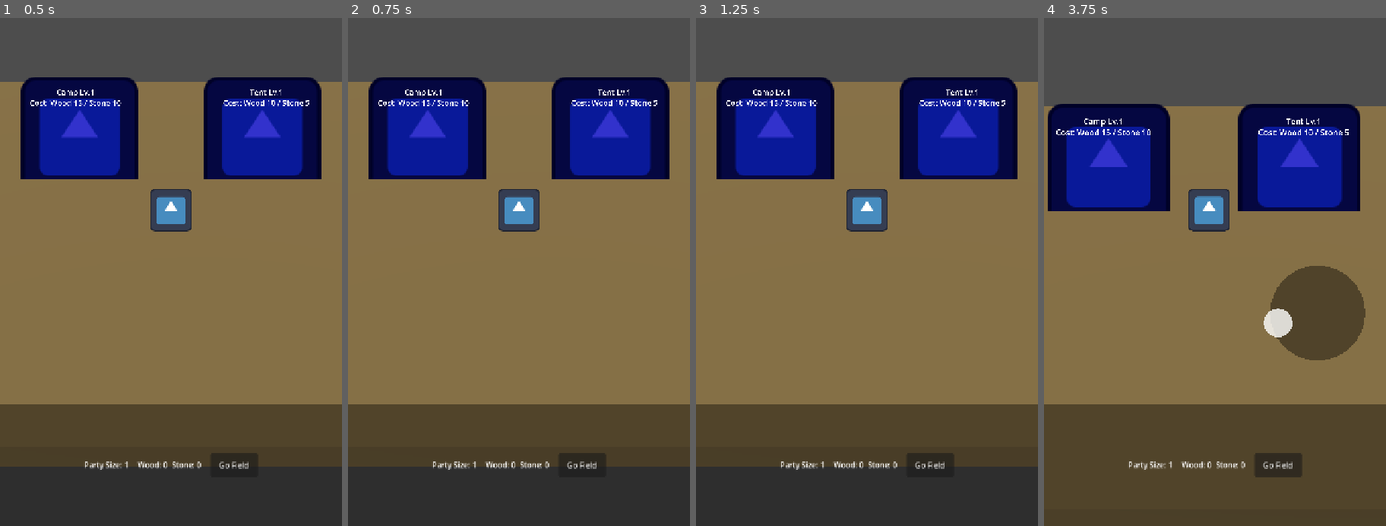
Above: before the commit, frames 1-4 (left to right).
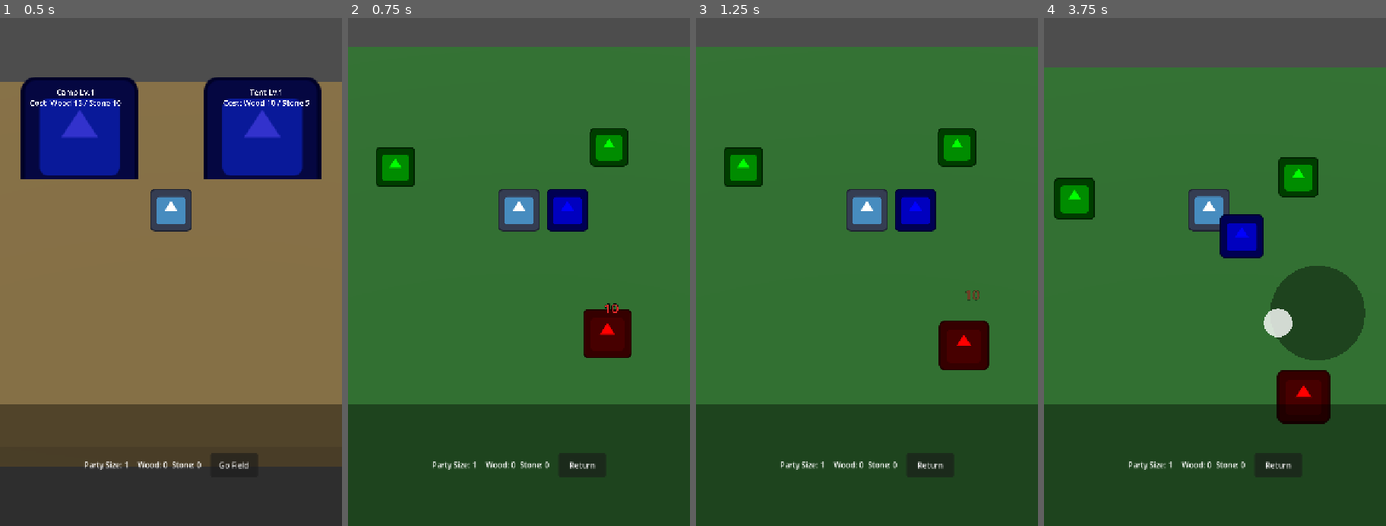
Above: after the commit, the same moments.

Repository: Usobanana/antigravity-prototype_TOH
Game: Godot game, scene res://scenes/levels/Base.tscn
The game is run twice, just before and just after one commit, with the same random seed, the same clock (stepped at 60 frames per second) and the same inputs. This scene is started directly instead of the project's main scene. The engine's default icon, where the game draws it, is replaced by a stand-in: a white triangle on a blue panel in a dark square.
Inputs (mouse positions are in pixels of both pictures, inside the frame that each line leads up to):
- Up to frame 1 (0.5 s): no input
- Up to frame 2 (0.75 s): click "Go Field" at 0.5 s
- Up to frame 3 (1.25 s): no input
- Up to frame 4 (3.75 s): click "Go Field" (after the commit: "Return") at 1.25 s; click "Go Field" at 2 s; tap Enter at 2.75 s; drag from (1215, 221) to (1249, 89) at 2.77 s; drag from (1317, 312) to (1197, 343) at 3.52 s

Frame 1 is identical in both runs. In frame 2, 81% of the frame differs, in the area x 0-100%, y 5-89%; in frame 3, 81%; in frame 4, 88%, in the area x 0-100%, y 9-100%.

Commit message:
Fix UI order so VirtualPad doesn't block button clicks

Diff:
--- a/antigravity-prototype-toh/scenes/ui/HUD.tscn
+++ b/antigravity-prototype-toh/scenes/ui/HUD.tscn
@@ -5,6 +5,8 @@
 
 [node name="HUD" type="CanvasLayer"]
 script = ExtResource("1_hud")
+
+[node name="VirtualPad" parent="." instance=ExtResource("2_vpad")]
 
 [node name="UIContainer" type="Control" parent="."]
 layout_mode = 3
@@ -78,5 +80,3 @@
 grow_vertical = 2
 theme_override_font_sizes/font_size = 24
 text = "Upgrade"
-
-[node name="VirtualPad" parent="." instance=ExtResource("2_vpad")]
Not shown, added: antigravity-prototype-toh/scripts/autoload/game_state_manager.gd.uid
Not shown, added: antigravity-prototype-toh/scripts/components/facility.gd.uid
Not shown, added: antigravity-prototype-toh/scripts/components/field.gd.uid
